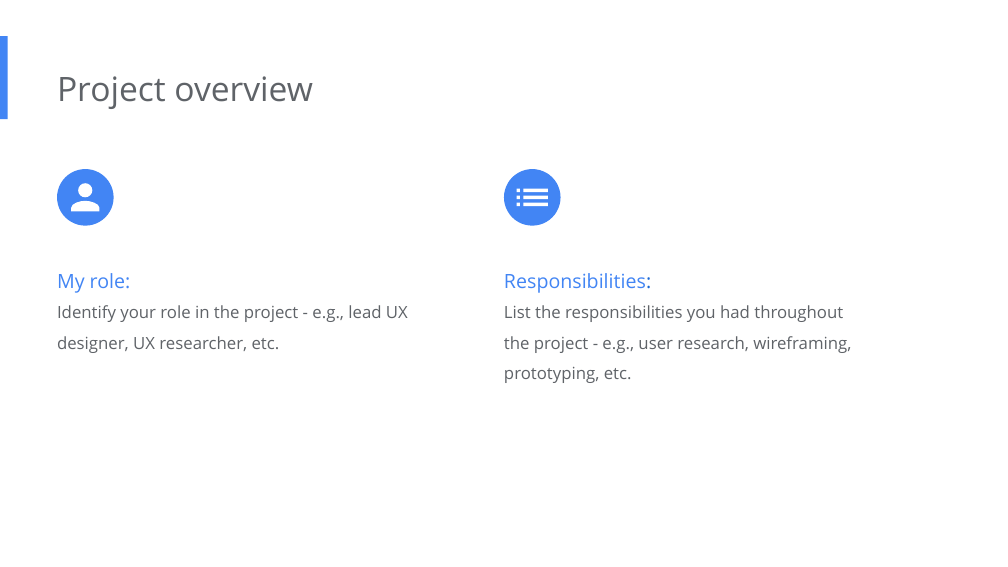
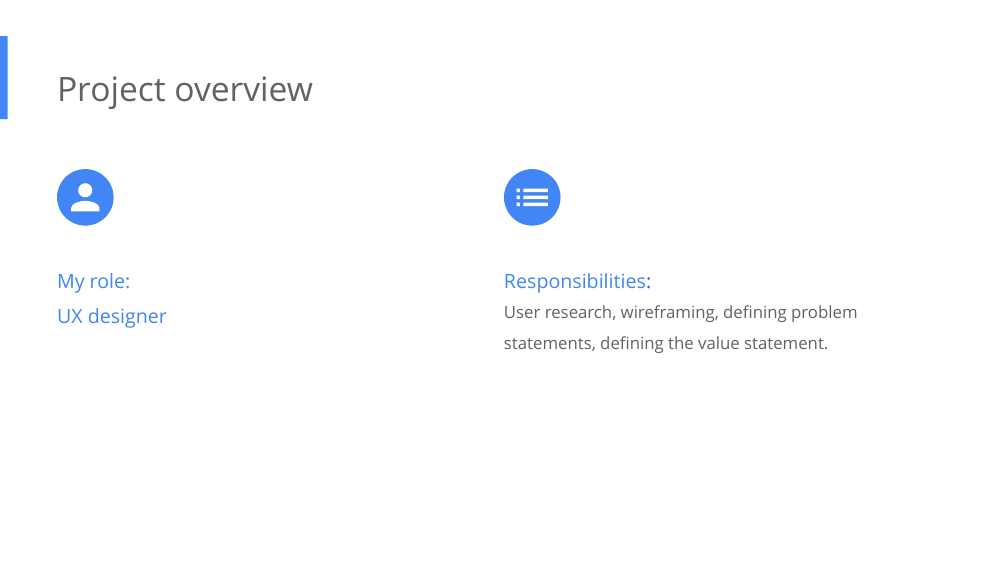
Before and after one commit to aPR0T0/UX-design, a slide deck: slide 4 of Portfolio Project/Study Deck.pptx. Drawn at 1008x567 pixels with LibreOffice and Linux fonts; fonts in the diff are those of the drawing. Boxes give left, top, right and bottom in pixels: in the first picture for what was removed or moved away, otherwise in the second. Text is boxed around its words. In the diff, an @@ line names an element or a change of style, - is before the commit and + after.

```diff
--- a/Portfolio Project/Study Deck.pptx
+++ b/Portfolio Project/Study Deck.pptx
@@ text at box(57, 308, 167, 328): text changed; size 12 to 14 pt; text colour #5F6368 to #4285F4 @@
-Identify your role in the project - e.g., lead UX designer, UX researcher, etc.
+UX designer
@@ text at box(504, 305, 857, 353): text changed @@
-List the responsibilities you had throughout the project - e.g., user research, wireframing, prototyping, etc.
+User research, wireframing, defining problem statements, defining the value statement.
```
Also in this commit, not shown: 1 other slide changed, 1 slide added, 1 slide removed, 2 other files.
